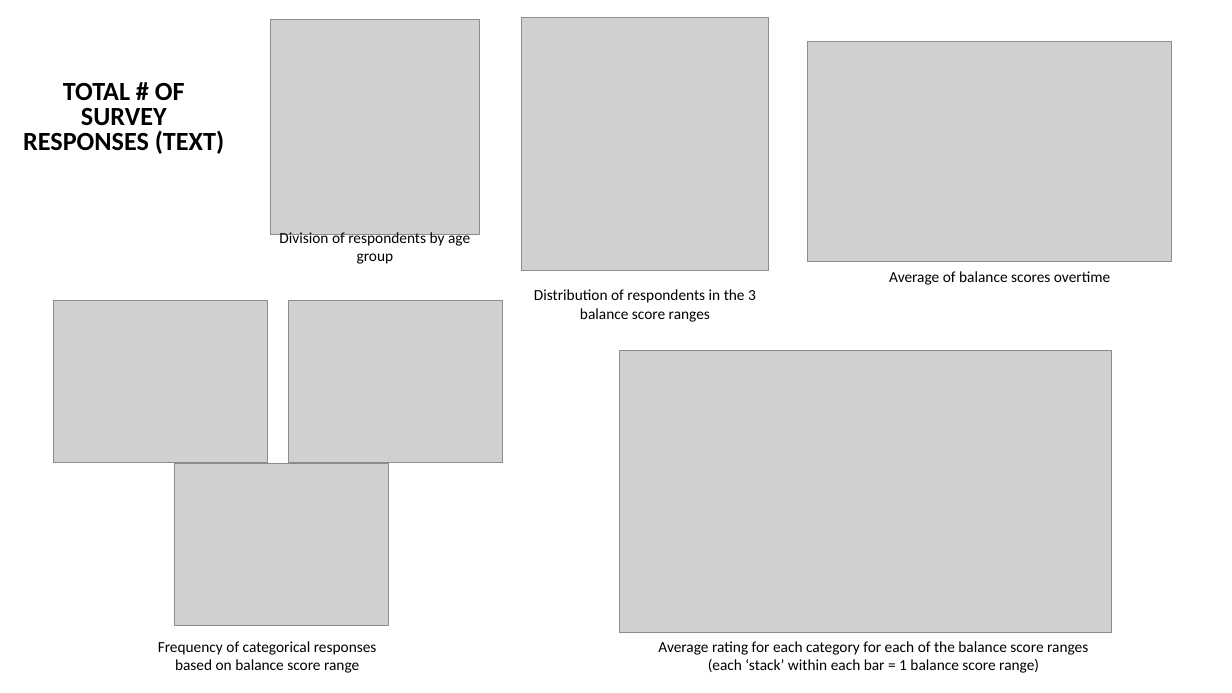
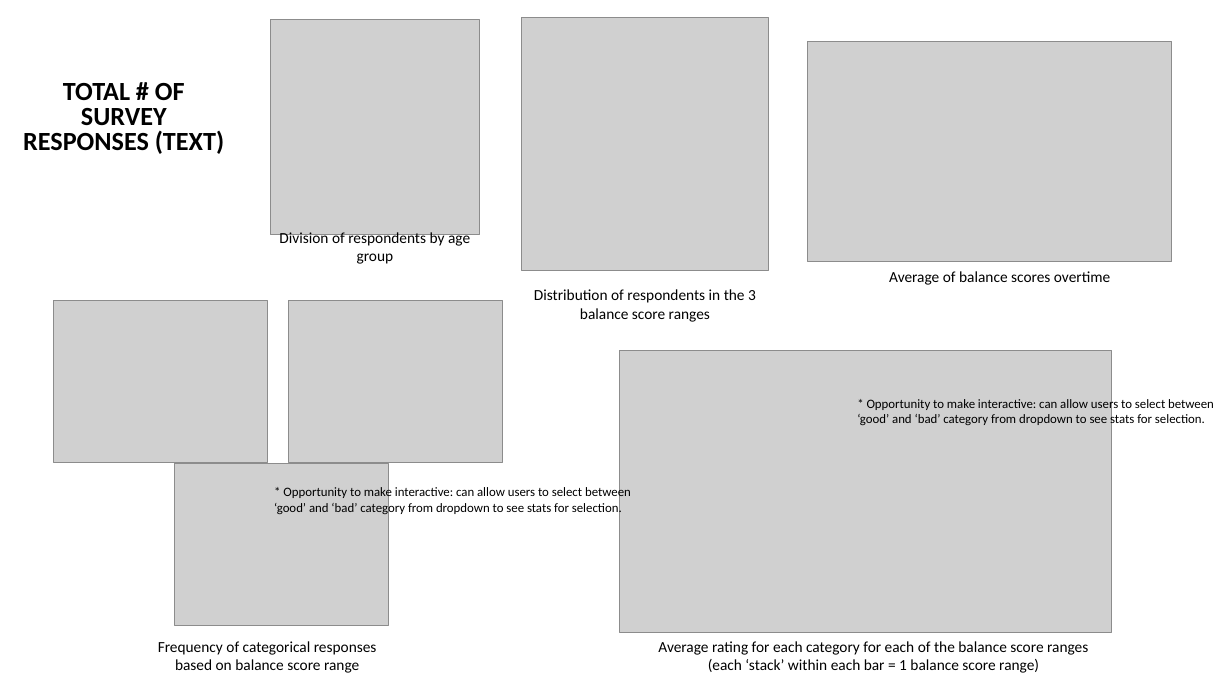
Before and after one commit to crystdang/DABC-final-g5, a slide deck: slide 1 of dashboard/Dashboard_MockUp_ROUGH.pptx. Drawn at 1232x693 pixels with LibreOffice and Linux fonts; fonts in the diff are those of the drawing; grey boxes stand for pictures. Boxes give left, top, right and bottom in pixels: in the first picture for what was removed or moved away, otherwise in the second. Text is boxed around its words. In the diff, an @@ line names an element or a change of style, - is before the commit and + after.

```diff
--- a/dashboard/Dashboard_MockUp_ROUGH.pptx
+++ b/dashboard/Dashboard_MockUp_ROUGH.pptx
@@ text added at (857,397,1214,427), 10 pt, text #000000 @@
+* Opportunity to make interactive: can allow users to select between ‘good’ and ‘bad’ category from dropdown to see stats for selection.
@@ text added at (274,486,631,516), 10 pt, text #000000 @@
+* Opportunity to make interactive: can allow users to select between ‘good’ and ‘bad’ category from dropdown to see stats for selection.
```
